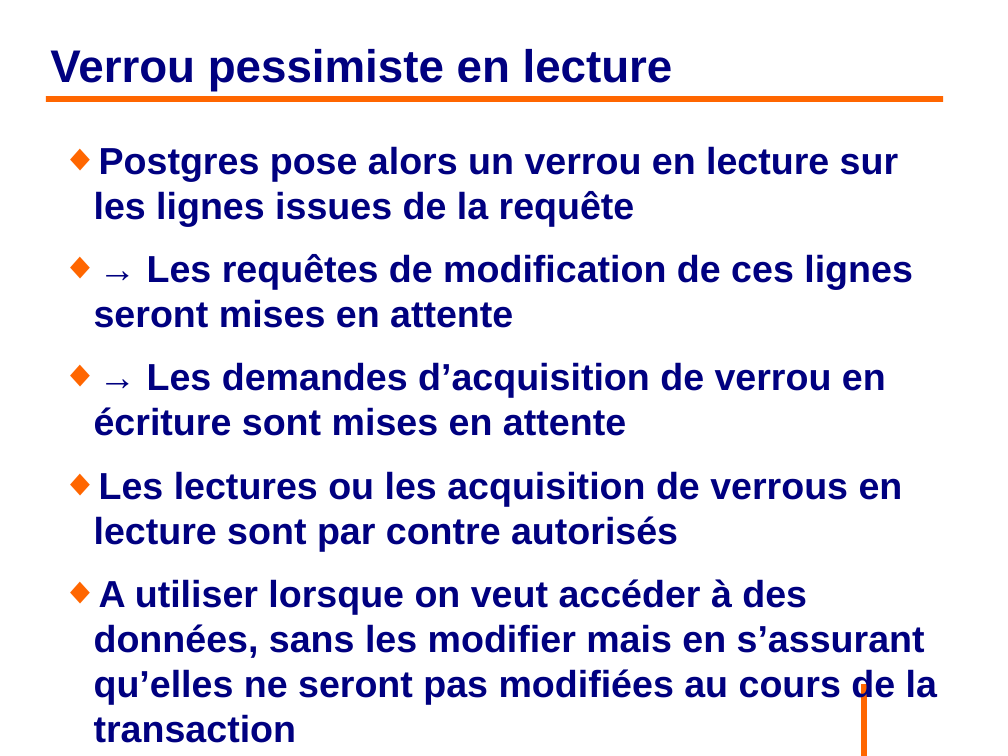
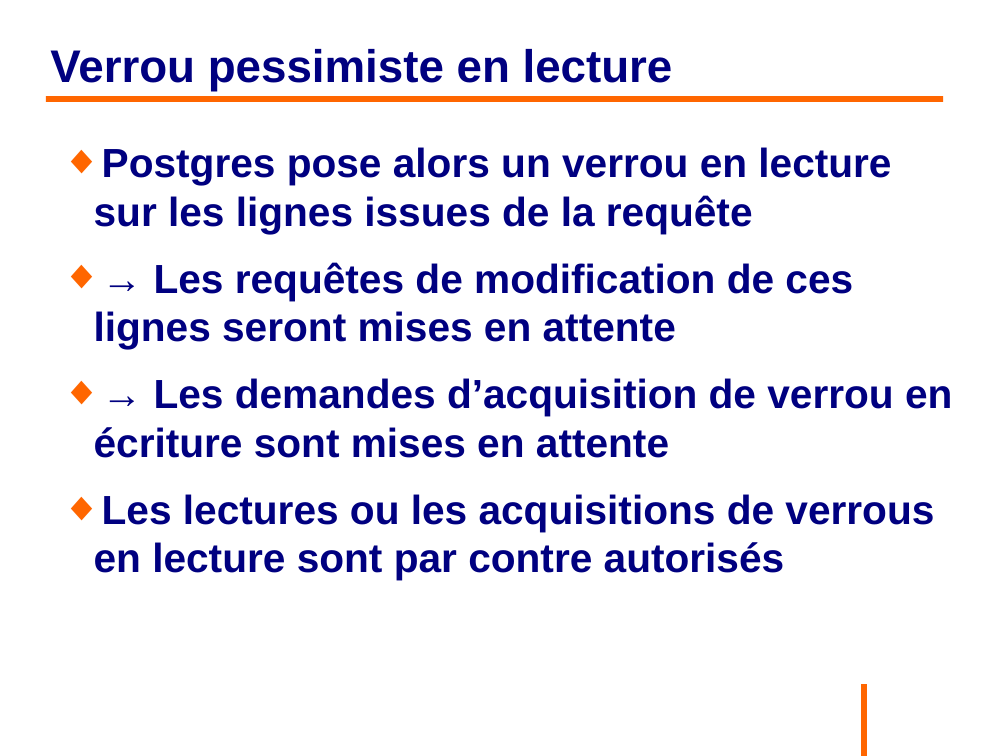
Before and after one commit to philphils/formation-hibernate-avancee, a slide deck: slide 111 of Documentation/diapo_formation_hibernate_avancee.odp (slide 109 before the commit). Drawn at 1008x756 pixels with LibreOffice and Linux fonts; fonts in the diff are those of the drawing; background and template pictures are left out. Boxes give left, top, right and bottom in pixels: in the first picture for what was removed or moved away, otherwise in the second. Text is boxed around its words. In the diff, an @@ line names an element or a change of style, - is before the commit and + after.

```diff
--- a/Documentation/diapo_formation_hibernate_avancee.odp
+++ b/Documentation/diapo_formation_hibernate_avancee.odp
@@ text at box(94, 147, 952, 458): size 29.6 to 32 pt in "Postgres pose alors un verrou en lecture ...", "→ Les requêtes de modification de ces ...", "→ Les demandes d’acquisition de verrou en ..." @@
@@ text at box(94, 494, 934, 580): text changed; size 29.6 to 32 pt @@
-◆ Les lectures ou les acquisition de verrous en lecture sont par contre autorisés
-◆ A utiliser lorsque on veut accéder à des données, sans les modifier mais en s’assurant qu’elles ne seront pas modifiées au cours de la transaction
+◆ Les lectures ou les acquisitions de verrous en lecture sont par contre autorisés
```
Also in this commit, not shown: 3 other slides changed, 2 slides added.
